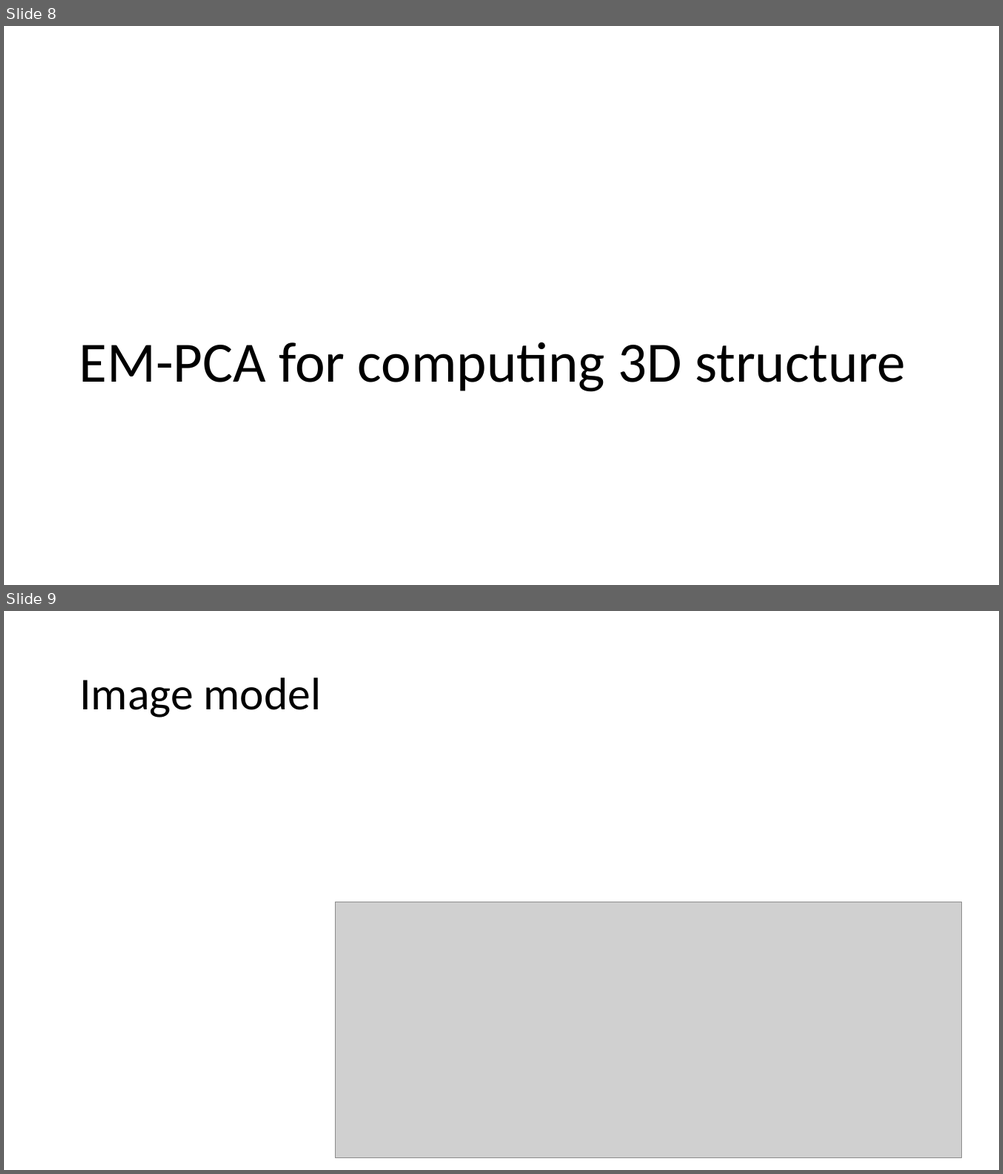
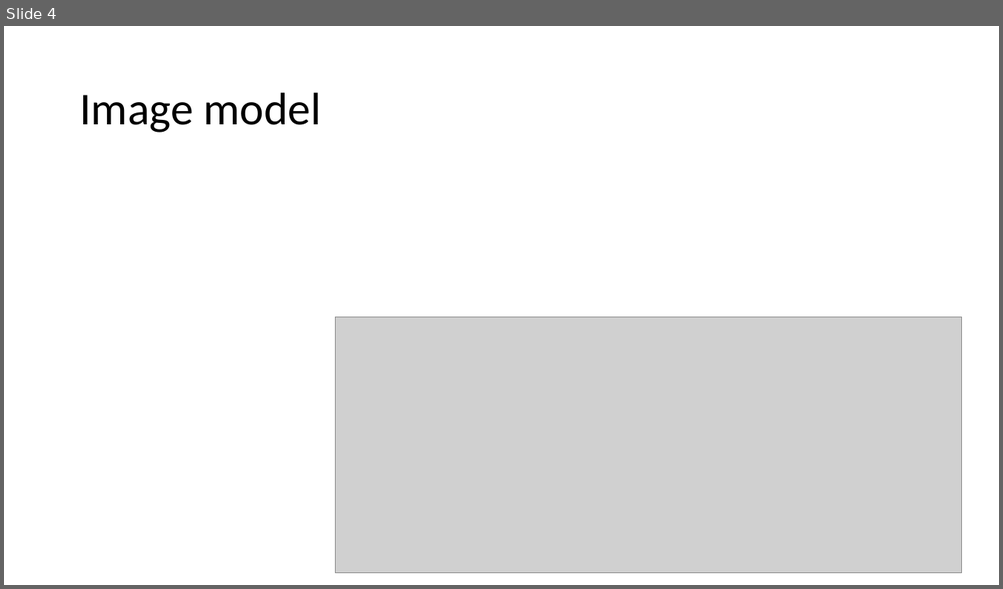
Before and after one commit to sabid-cryoem/sabid-cryoem.github.io, a slide deck: assets/slides/Directly reconstructing principal components of 3D protein structure density map from 2D cryo-EM projection images by 2SDR method.pptx. Shown one above the other, each under a label of ours: slides 8 and 9 before the commit, slide 4 after it. The pictures are 1003x1174 and 1003x589 pixels, drawn with LibreOffice and Linux fonts; fonts in the diff are those of the drawing; grey boxes stand for pictures. Boxes give left, top, right and bottom in pixels: in the first picture for what was removed or moved away, otherwise in the second. Text is boxed around its words. In the diff, an @@ line names an element or a change of style, - is before the commit and + after.

```diff
--- a/assets/slides/Directly reconstructing principal components of 3D protein structure density map from 2D cryo-EM projection images by 2SDR method.pptx
+++ b/assets/slides/Directly reconstructing principal components of 3D protein structure density map from 2D cryo-EM projection images by 2SDR method.pptx
@@ slide 8 removed at (4,26,999,585), background #FFFFFF @@
@@ title removed at (79,342,905,392) @@
-EM-PCA for computing 3D structure
@@ what was slide 9 is now slide 4 @@
```
Also in this commit, not shown: 11 slides changed, 10 slides added, 5 other slides removed, 1 other file.
